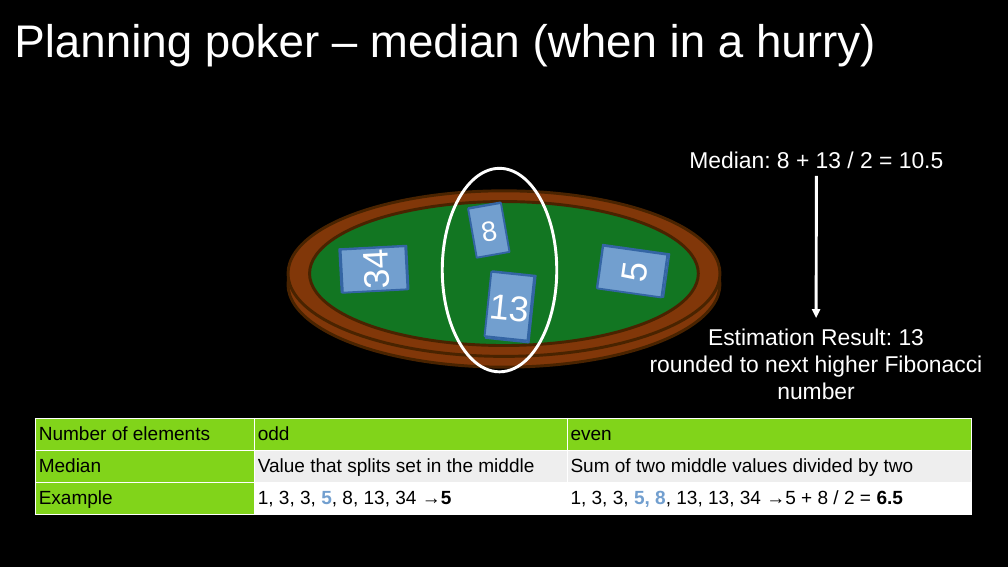
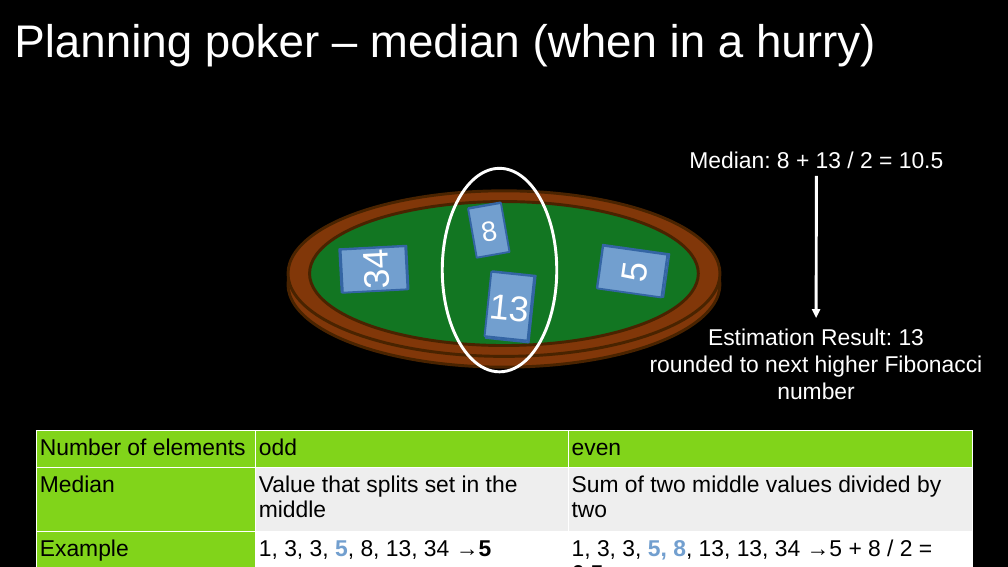
Before and after one commit to exasol/tutorials, a slide deck: slide 15 of estimating/estimating.odp. Drawn at 1008x567 pixels with LibreOffice and Linux fonts; fonts in the diff are those of the drawing; grey boxes stand for pictures; background and template pictures are left out. Boxes give left, top, right and bottom in pixels: in the first picture for what was removed or moved away, otherwise in the second. Text is boxed around its words. In the diff, an @@ line names an element or a change of style, - is before the commit and + after.

```diff
--- a/estimating/estimating.odp
+++ b/estimating/estimating.odp
@@ table at bbox=[37, 431, 973, 567] @@
@@ size 15 to 18 pt @@
@@ table: place and size @@
-table at bbox=[35, 418, 971, 512]
+table at bbox=[37, 431, 973, 567]
```
Also in this commit, not shown: 7 other slides changed, 1 slide added.
